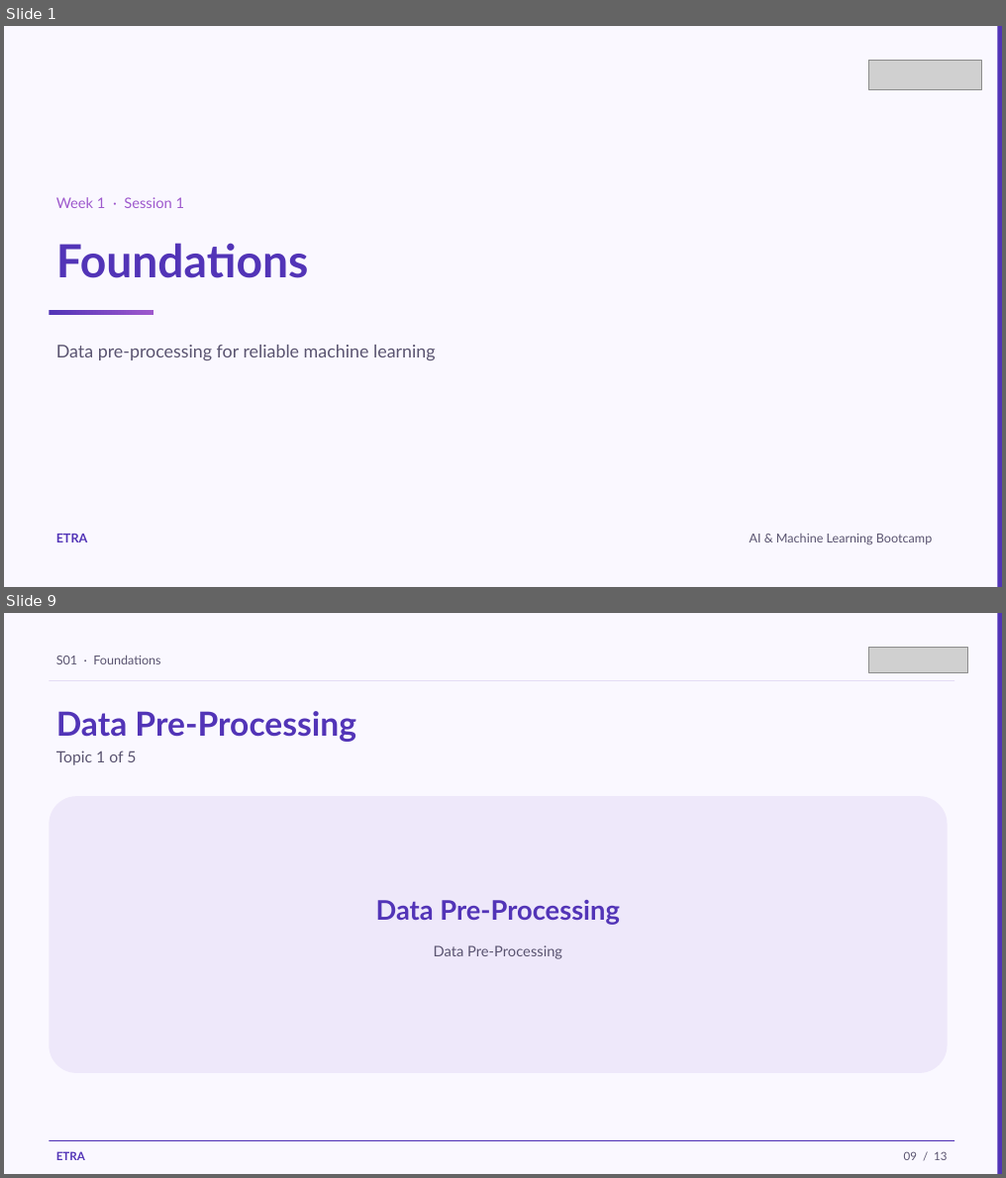
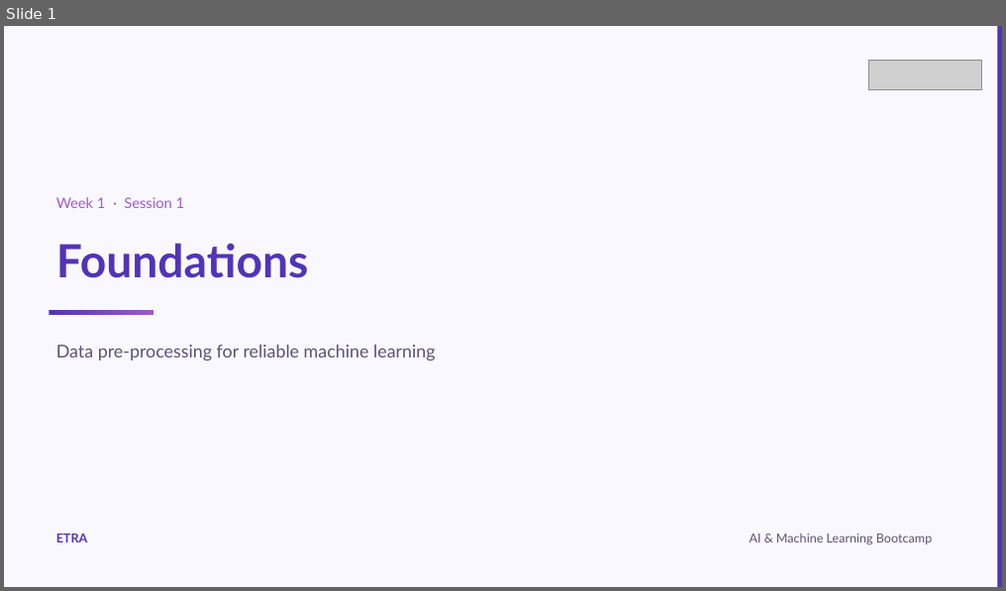
Before and after one commit to iksasa15/AI-ML, a slide deck: web-presentation/pdf-exports/Week1-Session1-Foundations.pptx. Shown one above the other, each under a label of ours: slides 1 and 9 before the commit, slide 1 after it; the slides between them are not shown. The pictures are 1006x1178 and 1006x591 pixels, drawn with LibreOffice and Linux fonts; fonts in the diff are those of the drawing; grey boxes stand for pictures. Boxes give left, top, right and bottom in pixels: in the first picture for what was removed or moved away, otherwise in the second. Text is boxed around its words. In the diff, an @@ line names an element or a change of style, - is before the commit and + after.

Commit message:
feat: add detailed data preprocessing and feature scaling content to PowerPoint generation script, enhancing educational resources

```diff
--- a/web-presentation/pdf-exports/Week1-Session1-Foundations.pptx
+++ b/web-presentation/pdf-exports/Week1-Session1-Foundations.pptx
@@ slide 9 removed at (4,613,1002,1174), background #FAF8FF @@
@@ rectangle removed at (997,613,1002,1174) @@
@@ text removed at (56,655,160,664) @@
-S01 · Foundations
@@ picture removed at (868,647,967,672) @@
@@ rectangle removed at (49,680,954,681) @@
@@ text removed at (56,711,356,742) @@
-Data Pre-Processing
@@ text removed at (56,751,136,765) @@
-Topic 1 of 5
@@ rounded rectangle removed at (49,796,947,1073) @@
@@ text removed at (376,900,620,925) @@
-Data Pre-Processing
@@ text removed at (434,946,562,959) @@
-Data Pre-Processing
@@ rectangle removed at (49,1141,954,1142) @@
@@ text removed at (56,1152,85,1160) @@
-ETRA
@@ text removed at (904,1152,946,1160) @@
-09 / 13
```
Also in this commit, not shown: 8 slides changed, 54 slides added, 3 other slides removed, 2 other files.
